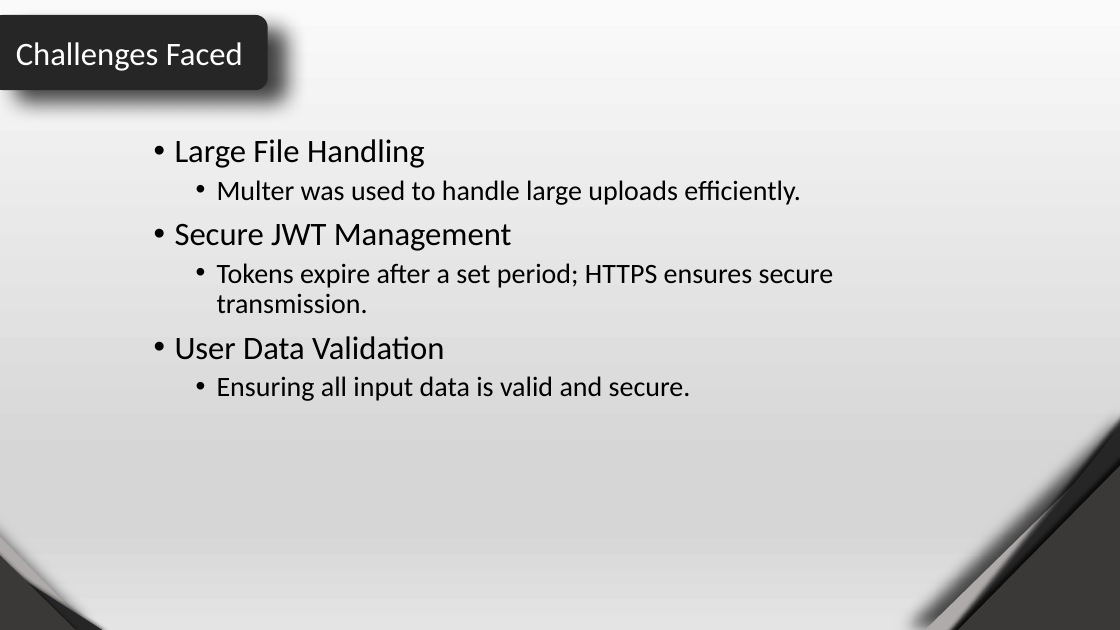
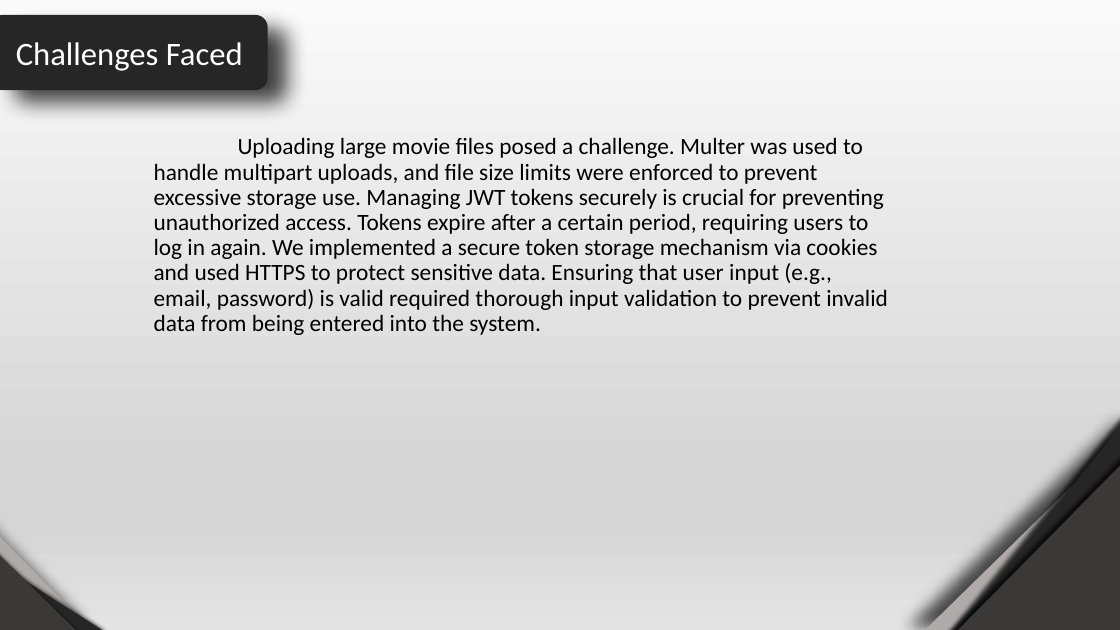
Before and after one commit to VaibhavSenta/Cloud-Base, a slide deck: slide 7 of Documentation/Vaibhav Senta - 2128020601101.pptx. Drawn at 1120x630 pixels with LibreOffice and Linux fonts; fonts in the diff are those of the drawing. Boxes give left, top, right and bottom in pixels: in the first picture for what was removed or moved away, otherwise in the second. Text is boxed around its words. In the diff, an @@ line names an element or a change of style, - is before the commit and + after.

```diff
--- a/Documentation/Vaibhav Senta - 2128020601101.pptx
+++ b/Documentation/Vaibhav Senta - 2128020601101.pptx
@@ text at [154,137,888,335]: text changed; size 24 to 20 pt @@
-• Large File Handling
-  • Multer was used to handle large uploads efficiently.
-• Secure JWT Management
-  • Tokens expire after a set period; HTTPS ensures secure transmission.
-• User Data Validation
-  • Ensuring all input data is valid and secure.
+Uploading large movie files posed a challenge. Multer was used to handle multipart uploads, and file size limits were enforced to prevent excessive storage use. Managing JWT tokens securely is crucial for preventing unauthorized access. Tokens expire after a certain period, requiring users to log in again. We implemented a secure token storage mechanism via cookies and used HTTPS to protect sensitive data. Ensuring that user input (e.g., email, password) is valid required thorough input validation to prevent invalid data from being entered into the system.
```
Also in this commit, not shown: 4 other slides changed, 3 slides added, 7 other files.
